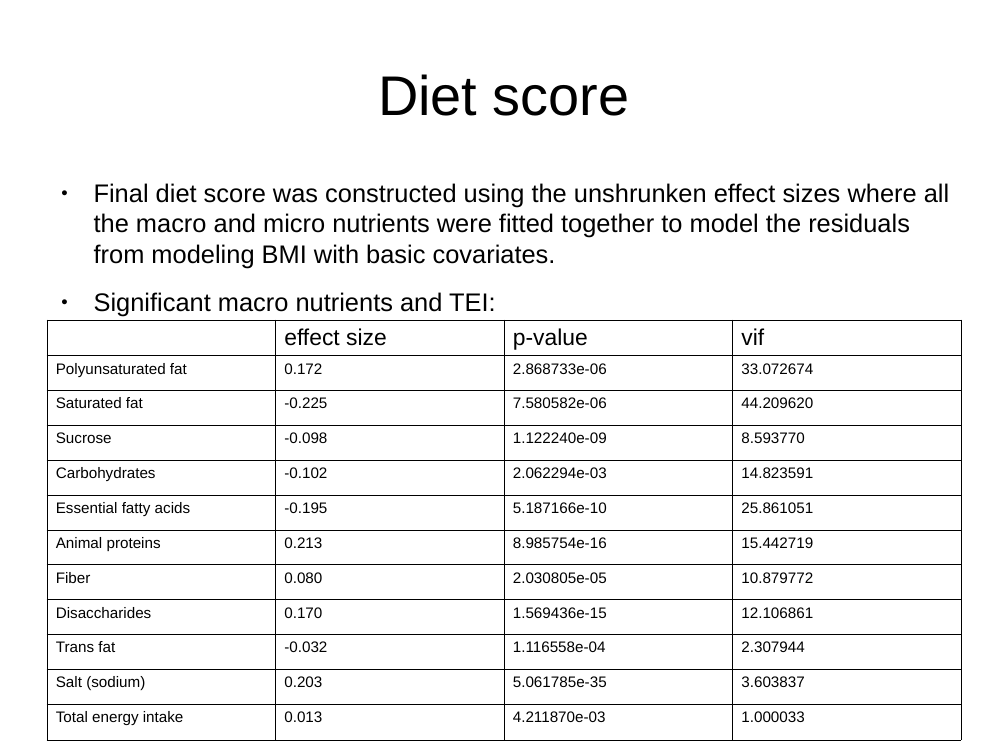
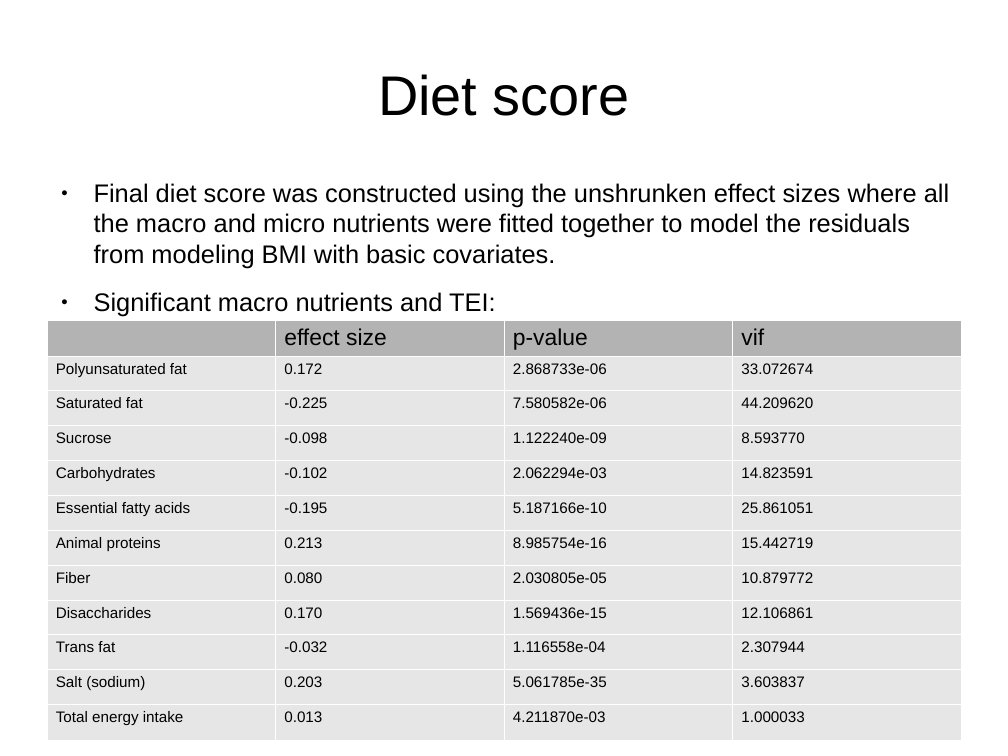
Before and after one commit to jernejaMislejMasters/lean_phenotype, a slide deck: slide 6 of documents/reports/meetings/19_6_2017.odp (slide 5 before the commit). Drawn at 1008x756 pixels with LibreOffice and Linux fonts; fonts in the diff are those of the drawing. Boxes give left, top, right and bottom in pixels: in the first picture for what was removed or moved away, otherwise in the second. Text is boxed around its words. In the diff, an @@ line names an element or a change of style, - is before the commit and + after.

```diff
--- a/documents/reports/meetings/19_6_2017.odp
+++ b/documents/reports/meetings/19_6_2017.odp
@@ table at box(47, 320, 961, 740) @@
@@ fill none to #B3B3B3 in 3 cells @@
@@ fill none to #E6E6E6 in 44 cells @@
@@ borders changed @@
```
Also in this commit, not shown: 5 other slides changed, 1 slide added, 4 other files.
